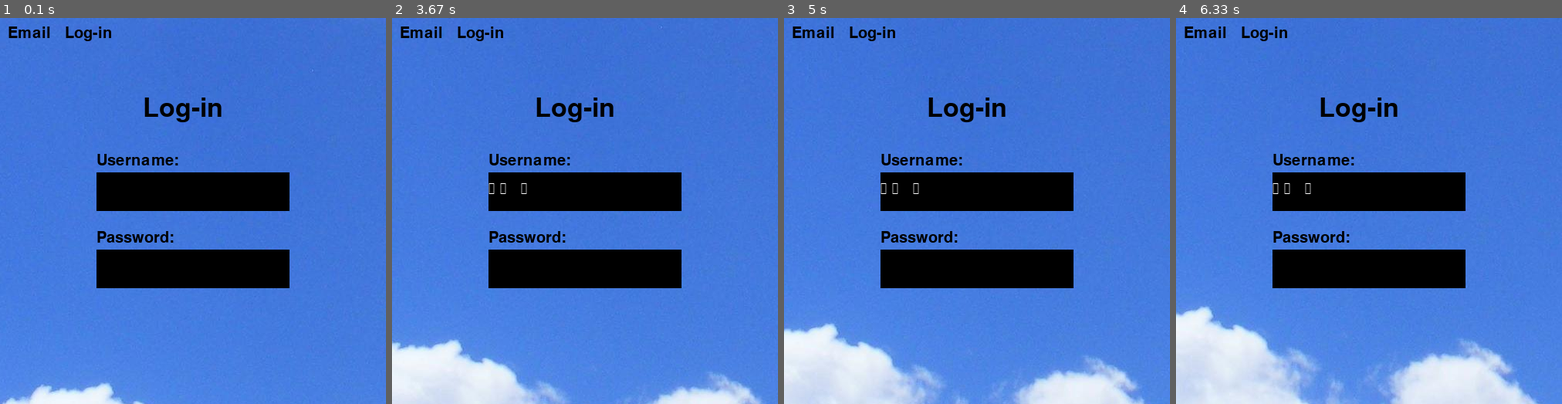
Above: before the commit, frames 1-4 (left to right).
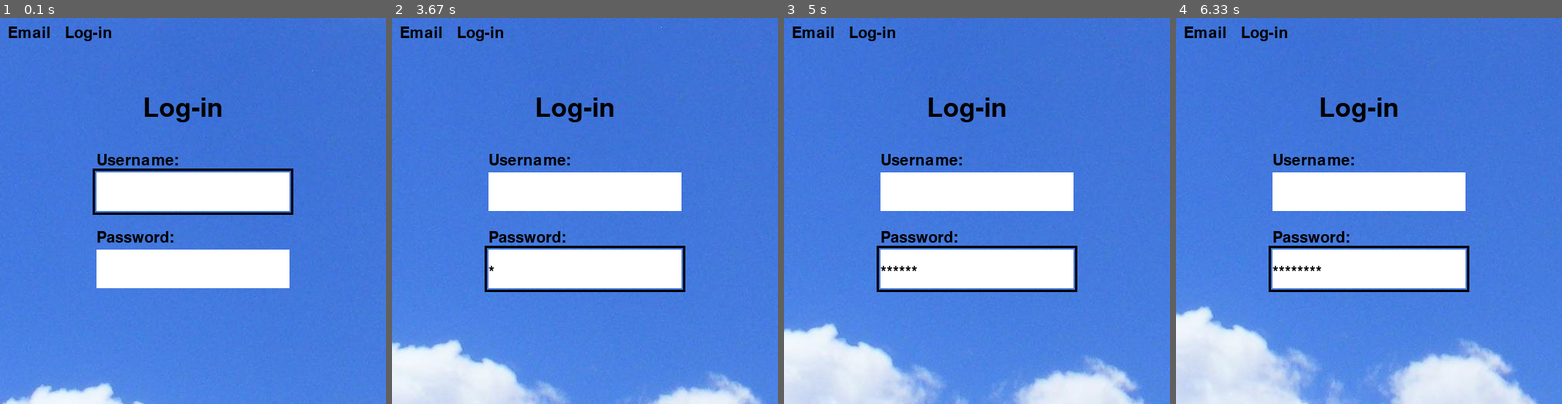
Above: after the commit, the same moments.

Repository: Turkeydoodle/Python
Game: pygame game, started from EmailPygame/main.py
Same seed, same stepped clock (60 frames per second), same inputs: the game is played once before the commit and once after it.
Inputs:
- Up to frame 1 (0.1 s): no input
- Up to frame 2 (3.67 s): hold Tab 0.33-0.8 s; tap Space at 0.88, 1.28, 1.58, 1.83, 2.13 s; hold Tab 1.22-1.68 s; hold Backspace 1.77-2.23 s; tap Tab at 3.42 s
- Up to frame 3 (5 s): tap Space at 3.82, 4.12, 4.37, 4.67, 4.93 s
- Up to frame 4 (6.33 s): tap Space at 5.27, 5.57, 6.03 s; tap Backspace at 5.63 s

The runs differ from the first frame. In frame 1, 11% of the frame differs, in the area x 24-76%, y 39-70%; in frame 2, 11%; in frame 3, 11%; in frame 4, 11%.

Commit message:
Finishing the program

Diff:
--- a/EmailPygame/main.py
+++ b/EmailPygame/main.py
@@ -5,6 +5,8 @@
 font = pygame.font.Font(None, 30)
 text_surface = font.render("Email", True, (0, 0, 0))
 done = False
+currentplace = 0
+inputed2 = ''
 x = -1000
 y = -1000
 inputed = ''
@@ -13,6 +15,7 @@
 window = pygame.display.set_mode( ( screenwidth,screenheight ) )
 username = pygame.surface.Surface((250, 50))
 password = pygame.surface.Surface((250, 50))
+selected = pygame.surface.Surface((260, 60), pygame.SRCALPHA)
 window.blit(username, (100, 100))
 pygame.display.set_caption( "Email" )
 fps = 30
@@ -20,7 +23,7 @@
 yv = 1
 xv = 1
 def renderhome():
-    global x, y, xv, yv
+    global x, y, xv, yv, inputed2
     x += xv
     y += yv
     xv += (0 - x) * 0.001
@@ -30,6 +33,10 @@
     if y > 0 or y < -500:
         yv = -yv
     window.blit(background, (x, y))
+    username.fill((255,255,255))
+    password.fill((255,255,255))
+    username_pos = (125, 200)
+    password_pos = (125, 300)
     font = pygame.font.Font(None, 30)
     text_surface = font.render("Email   Log-in", True, (0, 0, 0))
     window.blit(text_surface, (10, 10))
@@ -41,10 +48,17 @@
     window.blit(text_surface, (125, 175))
     text_surface = font.render("Password:", True, (0, 0, 0))
     window.blit(text_surface, (125, 275))
-    text_surface = font.render(inputed, True, (255, 255, 255))
+    text_surface = font.render(inputed, True, (0,0,0))
     window.blit(username, (125, 200))
-    window.blit(text_surface, (125, 212.5))
+    window.blit(text_surface, (125, 212))
+    text_surface = font.render('*'*len(inputed2), True, (0, 0, 0))
     window.blit(password, (125, 300))
+    window.blit(text_surface, (125, 320))
+    selected.fill((0,0,0,0))
+    pygame.draw.rect(selected, (0,0,0), selected.get_rect(), 3)
+    sel_x = username_pos[0] - 5
+    sel_y = username_pos[1] - 5 if currentplace == 0 else password_pos[1] - 5
+    window.blit(selected, (sel_x, sel_y))
 while done == False:
     renderhome()
     pygame.display.update()
@@ -52,12 +66,26 @@
     for event in pygame.event.get():
         if event.type == QUIT:
             done = True
-
         if event.type == pygame.KEYDOWN:
-            if event.key == pygame.K_BACKSPACE:
-                inputed = inputed[:-1]
+            if event.key != pygame.K_TAB and event.key != pygame.K_RETURN:
+                if currentplace == 0:
+                    if event.key == pygame.K_BACKSPACE:
+                        inputed = inputed[:-1]
+                    else:
+                        inputed += event.unicode
+                else:
+                    if event.key == pygame.K_BACKSPACE:
+                        inputed2 = inputed2[:-1]
+                    else:
+                        inputed2 += event.unicode
             else:
-                inputed += event.unicode
-    for event in pygame.event.get():
-        if event.type == QUIT:
-            done = True
+                if event.key == pygame.K_TAB:
+                    if currentplace == 0:
+                        currentplace = 1
+                    else:
+                        currentplace = 0
+                if event.key == pygame.K_RETURN:
+                    done = True
+                    pygame.quit()
+print(inputed)
+print(inputed2)
